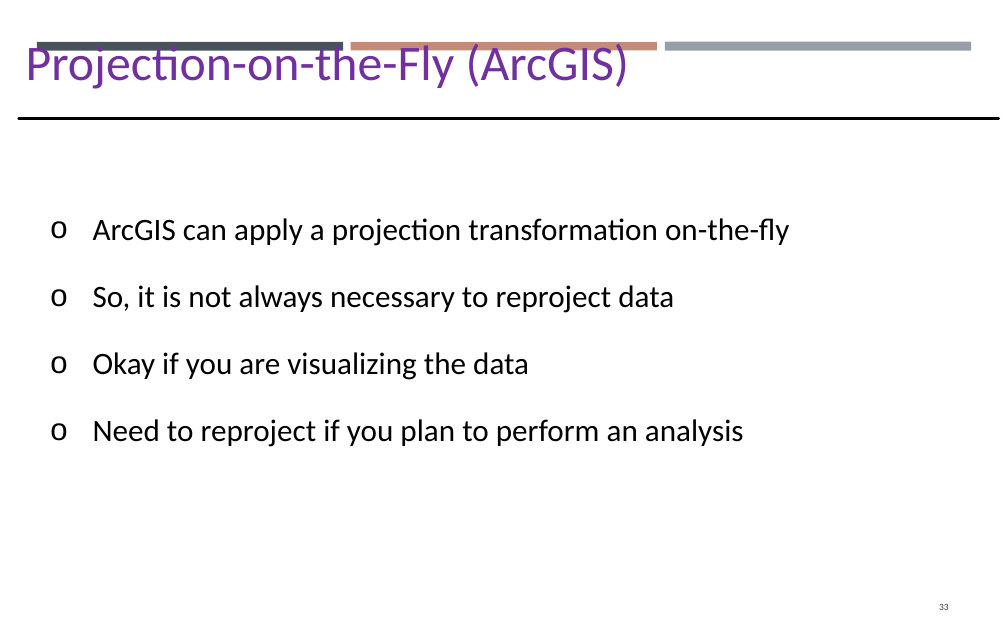
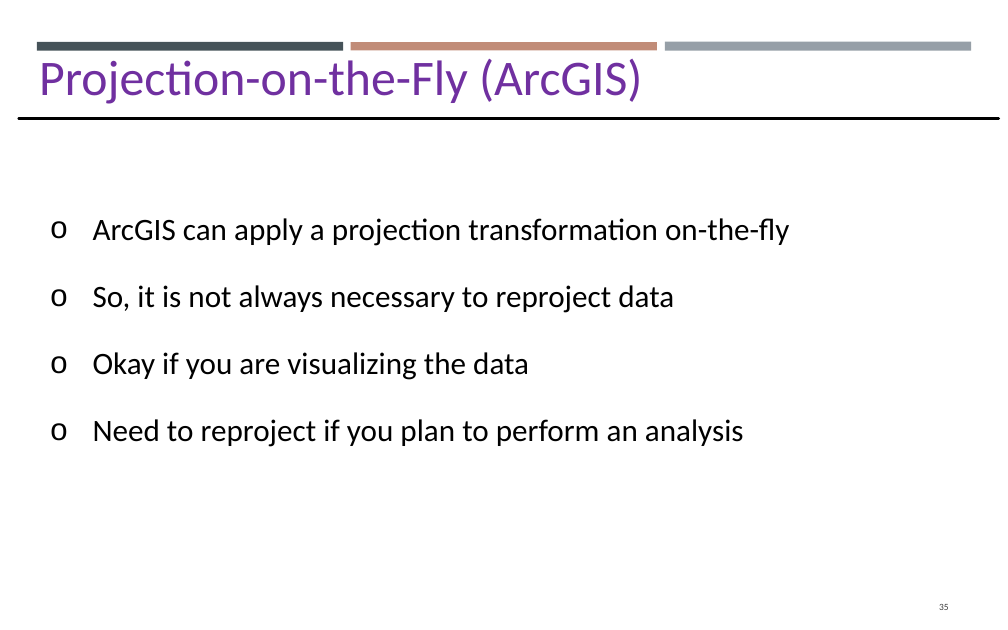
Before and after one commit to gisynw/GIS_I, a slide deck: slide 35 of docs/Lectures/Week03/Lecture02_GEOG2475_Datum_Thursday.pptx (slide 33 before the commit). Drawn at 1008x630 pixels with LibreOffice and Linux fonts; fonts in the diff are those of the drawing. Boxes give left, top, right and bottom in pixels: in the first picture for what was removed or moved away, otherwise in the second. Text is boxed around its words. In the diff, an @@ line names an element or a change of style, - is before the commit and + after.

Commit message:
update projection

```diff
--- a/docs/Lectures/Week03/Lecture02_GEOG2475_Datum_Thursday.pptx
+++ b/docs/Lectures/Week03/Lecture02_GEOG2475_Datum_Thursday.pptx
@@ text "Projection-on-the-Fly (ArcGIS)": place and size @@
-text "Projection-on-the-Fly (ArcGIS)" at [26,42,629,89]
+text "Projection-on-the-Fly (ArcGIS)" at [39,59,642,104]
```
Also in this commit, not shown: 10 other slides changed, 5 slides added, 2 slides removed, 2 other files.
